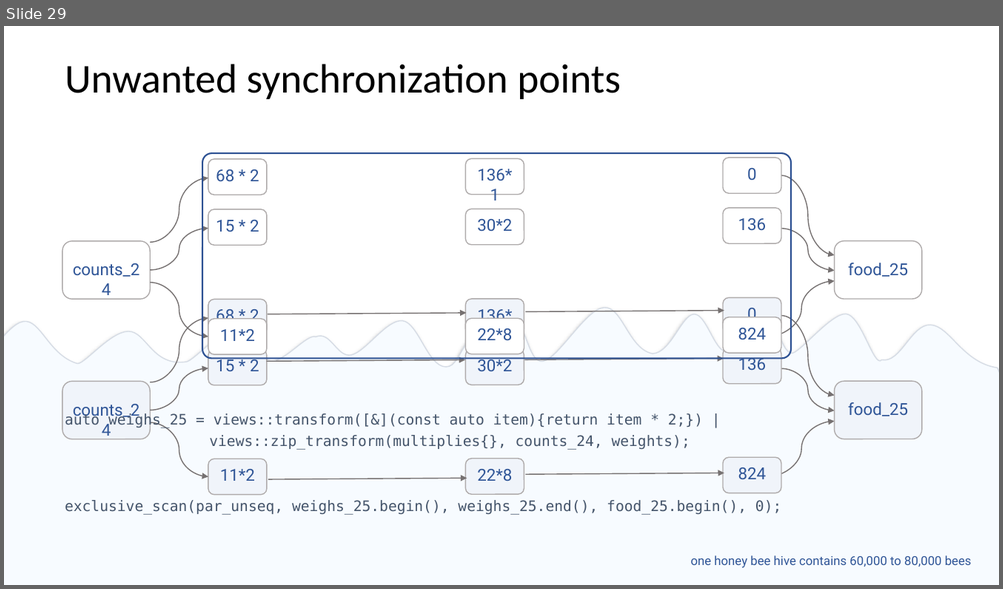
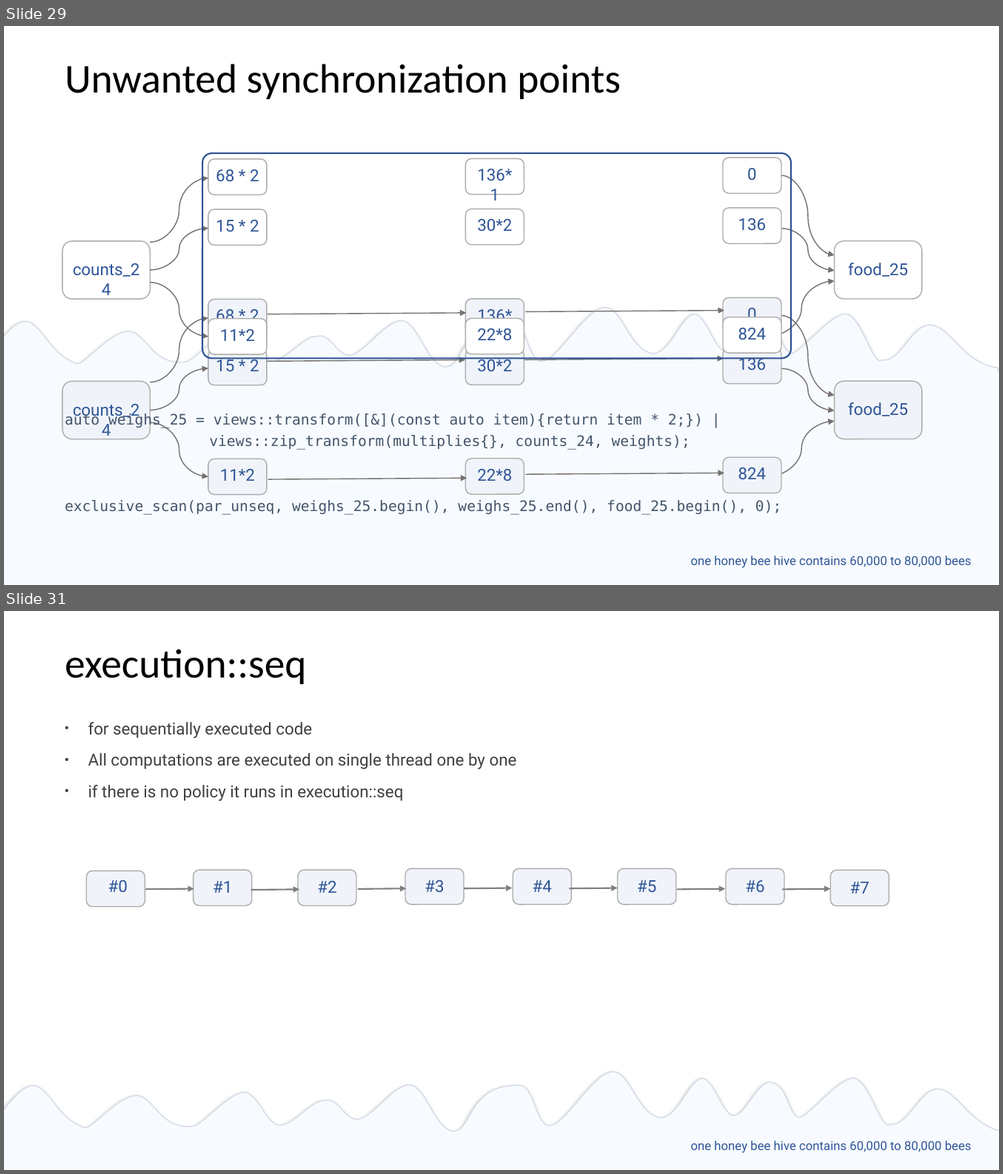
Before and after one commit to EmptySquareBubble/StoriesFromAParallelUniverse-, a slide deck: stories_from_a_paralel_universe.pptx. Shown one above the other, each under a label of ours: slide 29 before the commit, slides 29 and 31 after it; the slides between them are not shown. The pictures are 1003x589 and 1003x1174 pixels, drawn with LibreOffice and Linux fonts; fonts in the diff are those of the drawing. Boxes give left, top, right and bottom in pixels: in the first picture for what was removed or moved away, otherwise in the second. Text is boxed around its words. In the diff, an @@ line names an element or a change of style, - is before the commit and + after.

Commit message:
policy description

```diff
--- a/stories_from_a_paralel_universe.pptx
+++ b/stories_from_a_paralel_universe.pptx
@@ slide 31 added at box(4, 611, 999, 1170), background #FFFFFF @@
@@ title added at box(65, 649, 306, 684), 39.6 pt, text #000000 @@
+execution::seq
@@ text added at box(88, 722, 517, 801), 16 pt, text #404040 @@
+  • for sequentially executed code
+  • All computations are executed on single thread one by one
+  • if there is no policy it runs in execution::seq
@@ rounded rectangle added at box(86, 871, 145, 907), fill #F0F4FA, outline #AFABAB 1 pt @@
@@ rounded rectangle added at box(193, 870, 252, 906), fill #F0F4FA, outline #AFABAB 1 pt @@
@@ rounded rectangle added at box(298, 870, 356, 906), fill #F0F4FA, outline #AFABAB 1 pt @@
@@ rounded rectangle added at box(405, 869, 464, 905), fill #F0F4FA, outline #AFABAB 1 pt @@
@@ rounded rectangle added at box(513, 869, 571, 905), fill #F0F4FA, outline #AFABAB 1 pt @@
@@ rounded rectangle added at box(617, 869, 675, 905), fill #F0F4FA, outline #AFABAB 1 pt @@
@@ rounded rectangle added at box(726, 869, 784, 905), fill #F0F4FA, outline #AFABAB 1 pt @@
@@ rounded rectangle added at box(831, 871, 889, 906), fill #F0F4FA, outline #AFABAB 1 pt @@
@@ text added at box(108, 880, 128, 892), 16 pt, text #2F5597 @@
+  #0
@@ arrow added from (146, 889) to (194, 889), #808080 1.5 pt @@
@@ text added at box(213, 881, 232, 893), 16 pt, text #2F5597 @@
+  #1
@@ arrow added from (251, 890) to (299, 889), #808080 1.5 pt @@
@@ text added at box(317, 881, 336, 893), 16 pt, text #2F5597 @@
+  #2
@@ arrow added from (358, 889) to (406, 889), #808080 1.5 pt @@
@@ text added at box(424, 880, 444, 892), 16 pt, text #2F5597 @@
+  #3
@@ arrow added from (464, 889) to (512, 889), #808080 1.5 pt @@
@@ text added at box(532, 880, 552, 892), 16 pt, text #2F5597 @@
+  #4
@@ arrow added from (569, 889) to (617, 889), #808080 1.5 pt @@
@@ text added at box(637, 880, 656, 892), 16 pt, text #2F5597 @@
+  #5
@@ arrow added from (677, 889) to (725, 889), #808080 1.5 pt @@
@@ text added at box(745, 880, 764, 892), 16 pt, text #2F5597 @@
+  #6
@@ arrow added from (782, 889) to (831, 889), #808080 1.5 pt @@
@@ text added at box(850, 882, 869, 894), 16 pt, text #2F5597 @@
+  #7
@@ freeform shape added at box(4, 1061, 999, 1164), fill #F7FBFF, outline #D6DCE5 1 pt @@
@@ rectangle added at box(4, 1139, 999, 1170), fill #F7FBFF @@
@@ text added at box(691, 1141, 971, 1153), 12 pt, text #2F5597 @@
+  one honey bee hive contains 60,000 to 80,000 bees
```
Also in this commit, not shown: 3 other slides added.
